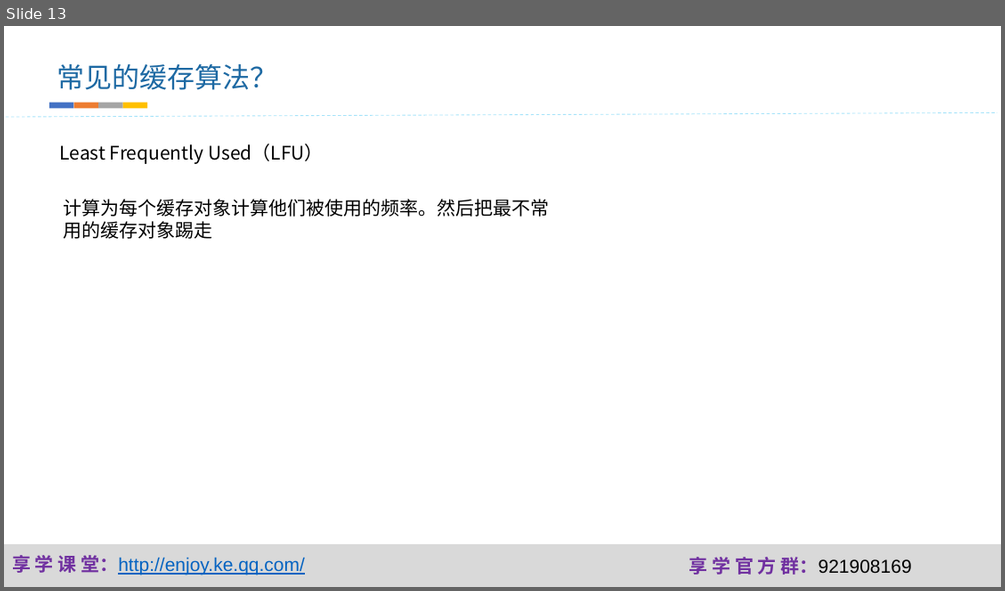
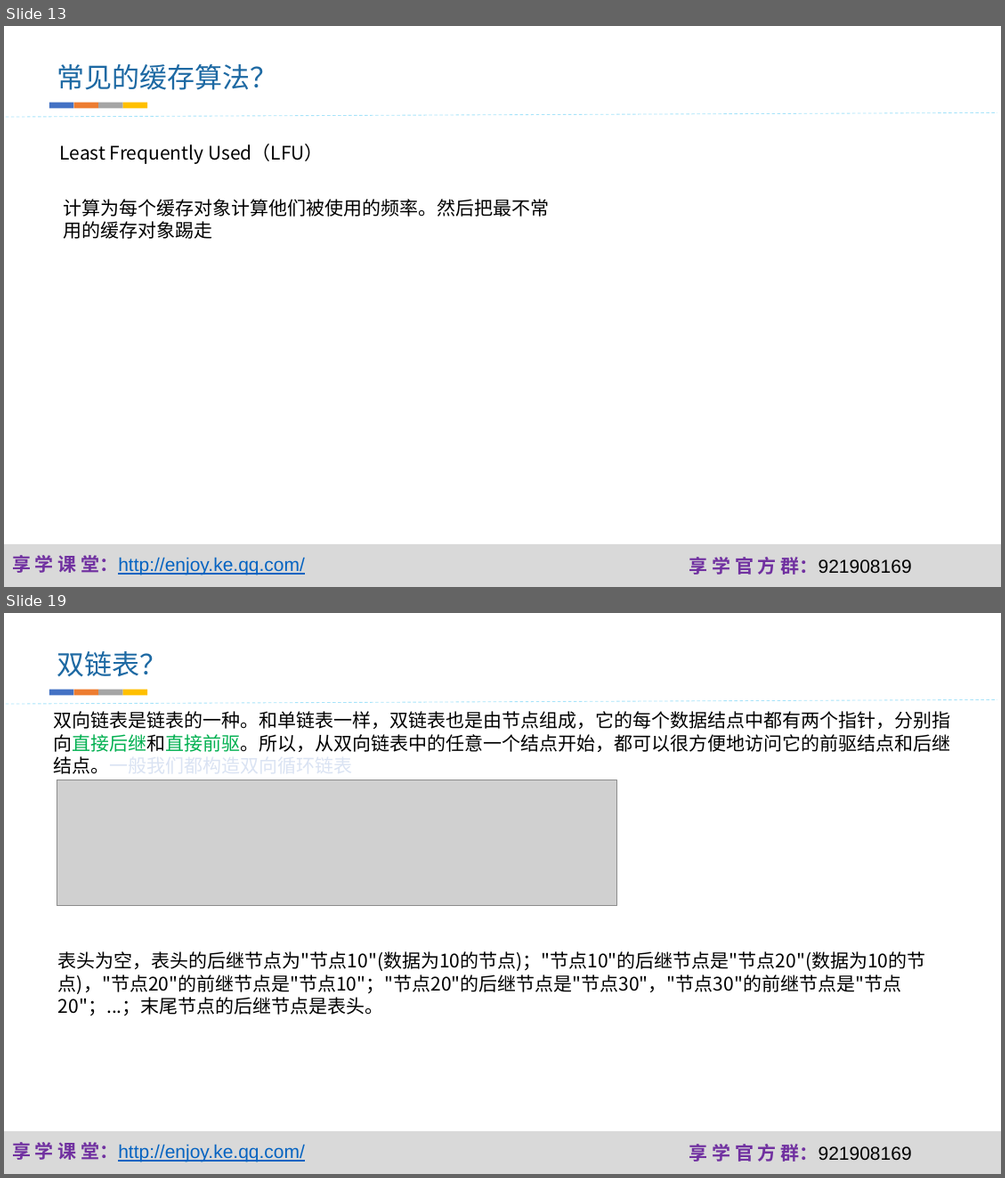
Before and after one commit to fanzhangvip/xiangxue, a slide deck: pre/缓存.pptx. Shown one above the other, each under a label of ours: slide 13 before the commit, slides 13 and 19 after it; the slides between them are not shown. The pictures are 1005x591 and 1005x1178 pixels, drawn with LibreOffice and Linux fonts; fonts in the diff are those of the drawing; grey boxes stand for pictures; background and template pictures are left out. Boxes give left, top, right and bottom in pixels: in the first picture for what was removed or moved away, otherwise in the second. Text is boxed around its words. In the diff, an @@ line names an element or a change of style, - is before the commit and + after.

```diff
--- a/pre/缓存.pptx
+++ b/pre/缓存.pptx
@@ slide 19 added at (x1=4, y1=613, x2=1001, y2=1174), background #FFFFFF; not listed: 3 template elements that a slide beside it also shows @@
@@ text added at (x1=57, y1=651, x2=167, y2=677), 26.6 pt, text #1D69A3 @@
+双链表？
@@ group added at (x1=49, y1=690, x2=147, y2=695): 4 rectangles @@
@@ line added from (4, 705) to (997, 699), #00B0F0 0.75 pt dashed @@
@@ text added at (x1=53, y1=711, x2=950, y2=774), 18 pt, text #000000 @@
+双向链表是链表的一种。和单链表一样，双链表也是由节点组成，它的每个数据结点中都有两个指针，分别指向直接后继和直接前驱。所以，从双向链表中的任意一个结点开始，都可以很方便地访问它的前驱结点和后继结点。一般我们都构造双向循环链表
@@ picture added at (x1=57, y1=779, x2=617, y2=906) @@
@@ text added at (x1=58, y1=951, x2=926, y2=1015), 18 pt, text #000000 @@
+表头为空，表头的后继节点为"节点10"(数据为10的节点)；"节点10"的后继节点是"节点20"(数据为10的节点)，"节点20"的前继节点是"节点10"；"节点20"的后继节点是"节点30"，"节点30"的前继节点是"节点20"；...；末尾节点的后继节点是表头。
```
Also in this commit, not shown: 7 other slides added, 7 slides removed, 11 other files.
